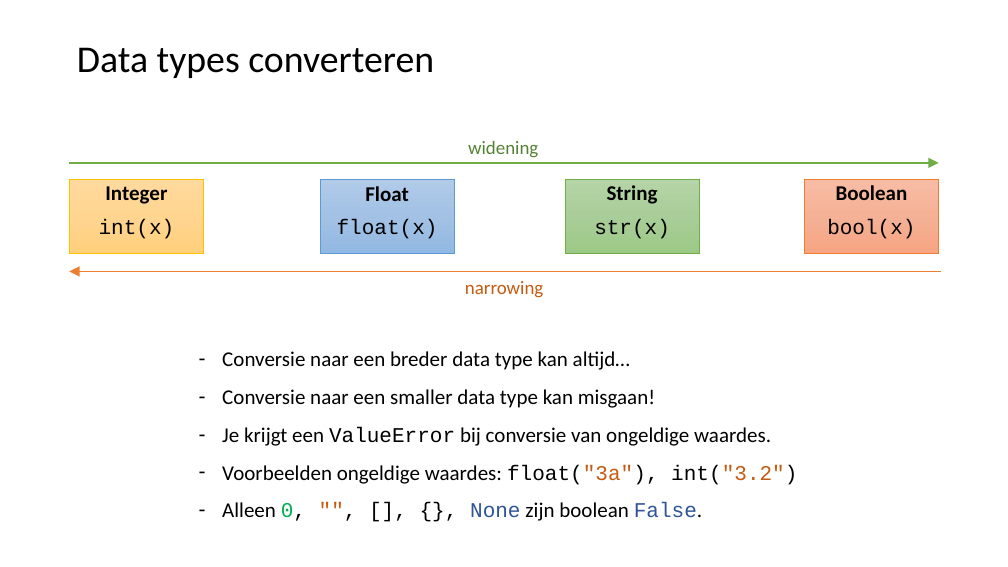
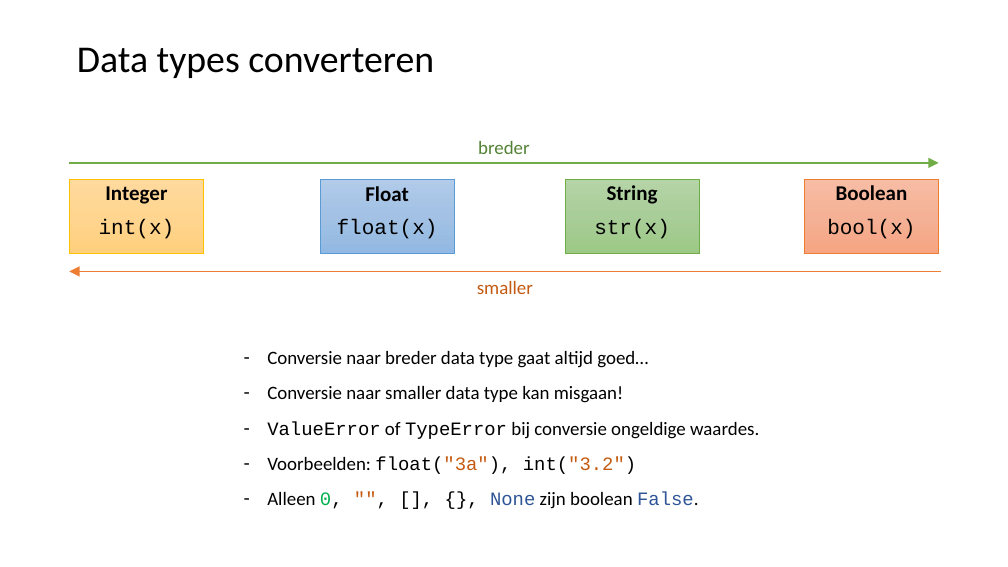
Before and after one commit to LFKoning/knowledge-sharing, a slide deck: slide 7 of python_course_4p/2_syntax_classes/2_syntax_classes.pptx. Drawn at 1008x567 pixels with LibreOffice and Linux fonts; fonts in the diff are those of the drawing. Boxes give left, top, right and bottom in pixels: in the first picture for what was removed or moved away, otherwise in the second. Text is boxed around its words. In the diff, an @@ line names an element or a change of style, - is before the commit and + after.

```diff
--- a/python_course_4p/2_syntax_classes/2_syntax_classes.pptx
+++ b/python_course_4p/2_syntax_classes/2_syntax_classes.pptx
@@ text removed at box(468, 141, 538, 158) @@
-widening
@@ text added at box(478, 141, 530, 154), 18 pt, text #548235 @@
+breder
@@ text removed at box(465, 281, 543, 298) @@
-narrowing
@@ text added at box(477, 281, 533, 294), 18 pt, text #C55A11 @@
+smaller
@@ text "Conversie naar breder data type ...": place and size @@
-text "Conversie naar breder data type ..." at box(222, 351, 797, 521)
+text "Conversie naar breder data type ..." at box(267, 351, 759, 509)
@@ text at box(267, 351, 759, 474): text changed; size 20 to 18 pt @@
-– Conversie naar een breder data type kan altijd…
-– Conversie naar een smaller data type kan misgaan!
-– Je krijgt een ValueError bij conversie van ongeldige waardes.
-– Voorbeelden ongeldige waardes: float("3a"), int("3.2")
+– Conversie naar breder data type gaat altijd goed…
+– Conversie naar smaller data type kan misgaan!
+– ValueError of TypeError bij conversie ongeldige waardes.
+– Voorbeelden: float("3a"), int("3.2")
@@ text at box(267, 492, 698, 509): size 20 to 18 pt in "Alleen 0, "", [], {}, None zijn ..." @@
```
Also in this commit, not shown: 39 other slides changed, 6 slides added, 3 slides removed, 20 other files.
